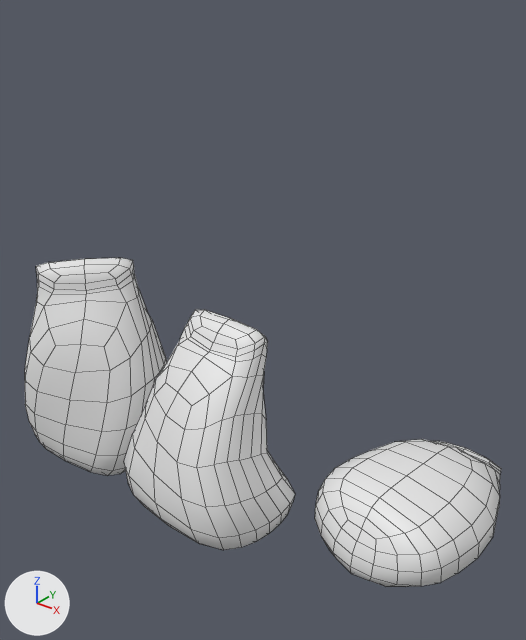
The Blender file Model/Soil.blend: old version first, new version second.
Camera for both pictures: a 50 mm lens placed at (7.47, -7.8, 9.0), pointed at (-0.32, 1.92, 2.97). The axes (+X, +Y, +Z) are drawn at lower left. The lights are the same throughout. The first picture is the older version. Mesh edges are drawn as thin lines.

In view in the first picture: 'Soil_A', 'Soil_B', 'Soil_C'.
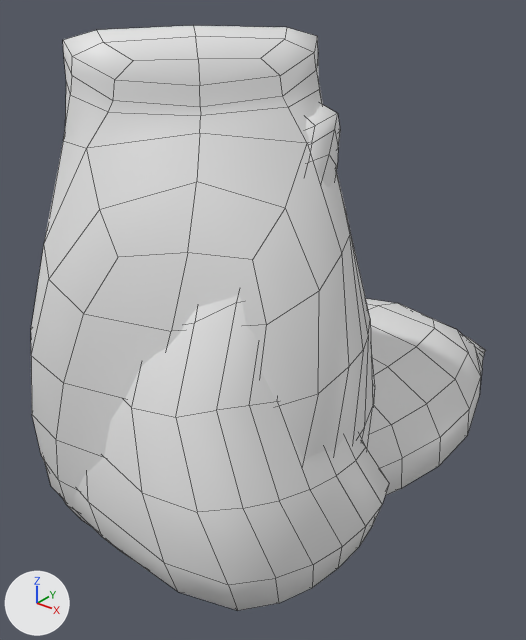
Where the newer file only moved an object's origin or applied its transform, the numbers keep the older frame.

The change, as JSON lines over the scene's bpy script:
```json
{"block": "me_soil_ashape", "where": "# used by ob_soil_a; location = (3.0, 0.0, 0.0)"}
{"op": "remove", "block": "me_soil_ashape", "code": "me_soil_ashape.from_pydata(...)  # 38 vertices, 36 faces; spans x -1.3..1.71, y 0.0..4.25, z 0.0..1.3"}
{"op": "add", "block": "me_soil_ashape", "code": "me_soil_ashape.from_pydata(...)  # 38 vertices, 36 faces; spans x -2.61..3.42, y 0.0..8.5, z 0.0..2.6"}
{"block": "me_soil_ashape", "change": "me_soil_ashape part 1: the whole mesh is scaled about the mesh origin by 2"}
{"block": "me_soil_bshape", "where": "# used by ob_soil_b; location = (0.0, 0.0, 0.0); rotation_euler = (1.571, 0.0, 0.0), in degrees (90, 0, 0)"}
{"op": "remove", "block": "me_soil_bshape", "code": "me_soil_bshape.from_pydata(...)  # 62 vertices, 60 faces; spans x -1.76..1.77, y -0.04..3.75, z -1.4..1.47"}
{"op": "add", "block": "me_soil_bshape", "code": "me_soil_bshape.from_pydata(...)  # 62 vertices, 60 faces; spans x -3.51..3.55, y -0.08..7.5, z -2.81..2.94"}
{"block": "me_soil_bshape", "change": "me_soil_bshape part 2: the whole mesh is scaled about the mesh origin by 2"}
{"block": "me_soil_cshape", "where": "# used by ob_soil_c; location = (-3.0, 0.0, 0.0); rotation_euler = (1.571, 0.0, 0.0), in degrees (90, 0, 0)"}
{"op": "remove", "block": "me_soil_cshape", "code": "me_soil_cshape.from_pydata(...)  # 62 vertices, 60 faces; spans x -1.49..1.49, y -0.04..4.19, z -1.39..1.39"}
{"op": "add", "block": "me_soil_cshape", "code": "me_soil_cshape.from_pydata(...)  # 62 vertices, 60 faces; spans x 0.03..5.97, y -0.08..8.38, z -2.78..2.78"}
{"block": "me_soil_cshape", "change": "me_soil_cshape part 3: the whole mesh is scaled about its middle by 2, then moved by (3.0, 2.08, 0.0)"}
{"op": "set", "path": "ob_soil_a.location", "old": "(3.0, 0.0, 0.0)", "new": "(0.0, 0.0, 0.0)"}
```

Location of each change, [x1, y1, x2, y2] in pixels of the pictures (526 x 640 px):
```json
{"object": "Soil_C", "change": "moved, rescaled", "before": [25, 258, 167, 475], "after": [31, 25, 375, 525]}
{"object": "Soil_B", "change": "rescaled", "before": [124, 310, 295, 550], "after": [45, 104, 389, 610], "on screen": "101% wider, 110% taller"}
{"object": "Soil_A", "change": "moved, rescaled", "before": [315, 439, 501, 587], "after": [366, 299, 486, 495]}
```
